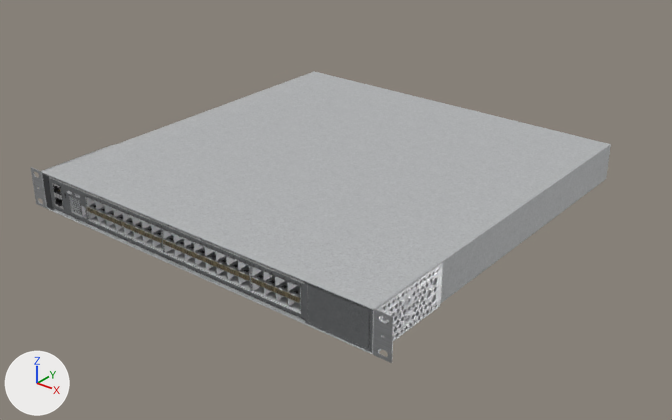
The glTF model danbyte/assets/Cisco/C9500-40X.glb: old version first, new version second.
One viewpoint serves both versions: a 50 mm camera at (0.6, -0.521, 0.444) aimed at (-0.007, 0.238, -0.026). Lighting does not change. The marker at lower left points along +X, +Y and +Z. The older version comes first. Where no turn or scale is listed for an object, it has been applied to the vertices. Vertices at exactly the same position are counted once.
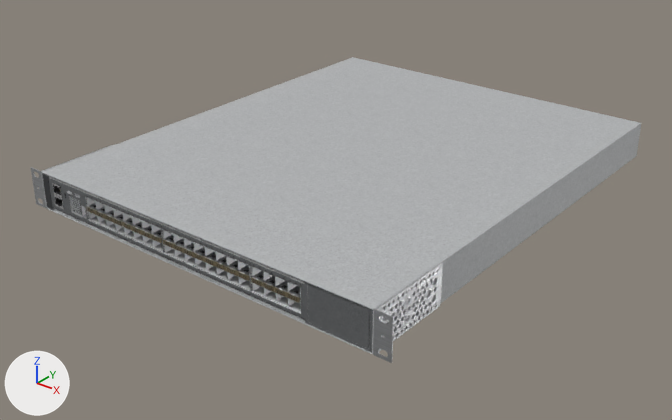
Not visible in the pictures: part 1 of me_mesh_61.

Where the newer file only moved an object's origin or applied its transform, the numbers keep the older frame.

Changed parts and their boxes (x1, y1, x2, y2) in the pictures (672 x 420 px; the box of a moved part takes in the faces that stretch with it):
'Mesh_61', reshaped: before (42, 71, 611, 352); after (42, 57, 641, 352)
part 2 of me_mesh_61, moved or reshaped: before (313, 71, 611, 313); after (313, 57, 641, 313)

Patch to the scene script:
```diff
--- a/danbyte/assets/Cisco/C9500-40X.glb.py
+++ b/danbyte/assets/Cisco/C9500-40X.glb.py
@@ me_mesh_61 @@
 # used by ob_mesh_61; location = (-0.2413, 0.4583, 0.0)
-me_mesh_61.from_pydata(...)  # 787 vertices, 1494 faces; spans x 0.019..0.464, y -0.457..0.0, z 0.0..0.044
+me_mesh_61.from_pydata(...)  # 787 vertices, 1494 faces; spans x 0.019..0.464, y -0.457..0.089, z 0.0..0.044
+# me_mesh_61 part 1: 18 of the vertices in x 0.019..0.114, y -0.001..0.0, z 0.0..0.044 are moved by (0.0, 0.089, 0.0)
+# me_mesh_61 part 2: 18 of the vertices in x 0.369..0.464, y -0.001..0.0, z 0.0..0.044 are moved by (0.0, 0.089, 0.0)
+# other edits to the shape of me_mesh_61 do not show in these pictures
 me_mesh_61.materials.append(mat_dbt_chassis_metal)
```
